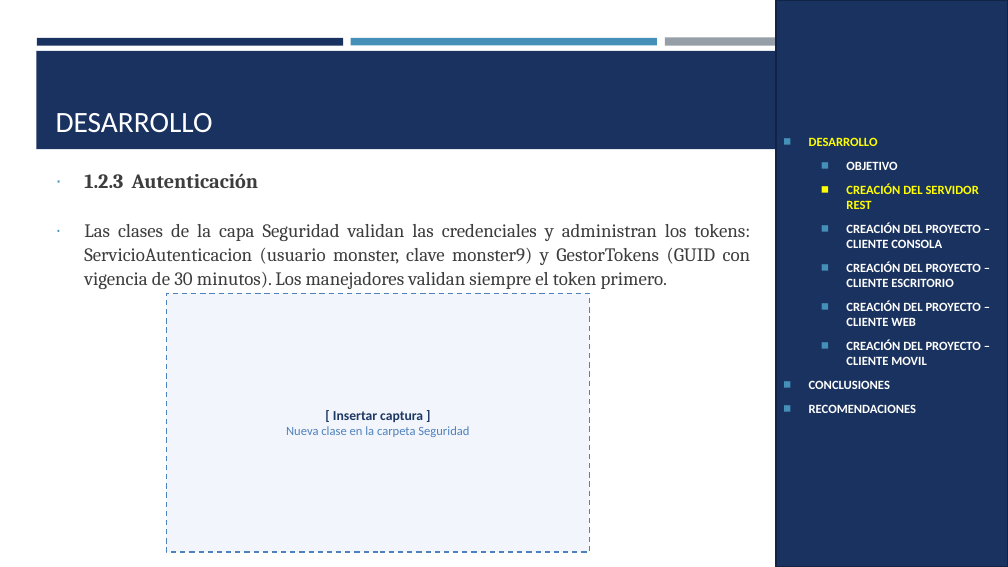
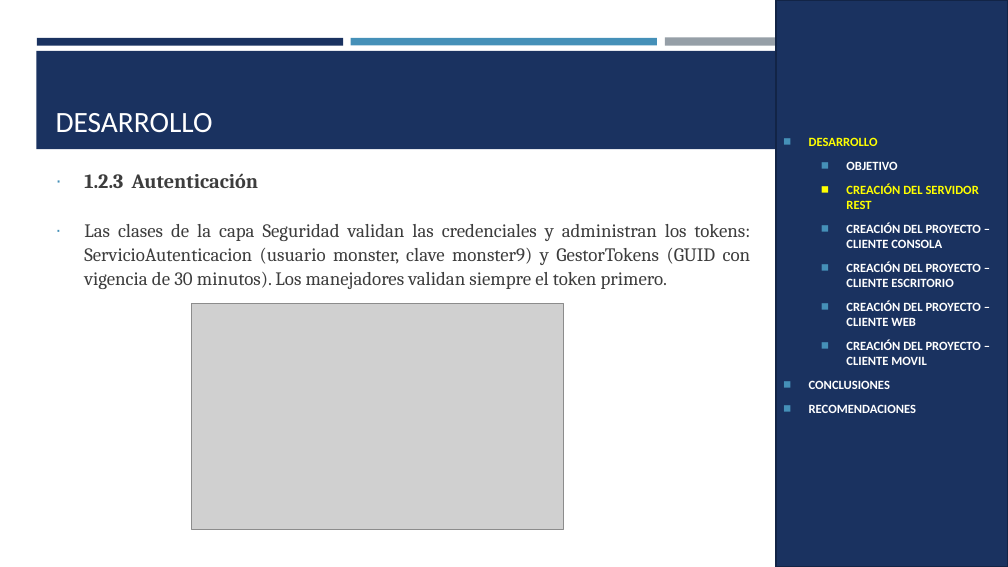
Before and after one commit to ldmoran/PAO202651_ARQSOFT_NRC36883, a slide deck: slide 12 of P1/TI.1.4. PAO202651_RESTFUL_DOTNET_SINBDD_NRC_36883_GR07/05. DOCUMENTACION/PRESENTACION TI.1.4. RESTFUL sin BDD en DOTNET GR07.pptx. Drawn at 1008x567 pixels with LibreOffice and Linux fonts; fonts in the diff are those of the drawing; grey boxes stand for pictures. Boxes give left, top, right and bottom in pixels: in the first picture for what was removed or moved away, otherwise in the second. Text is boxed around its words. In the diff, an @@ line names an element or a change of style, - is before the commit and + after.

```diff
--- a/P1/TI.1.4. PAO202651_RESTFUL_DOTNET_SINBDD_NRC_36883_GR07/05. DOCUMENTACION/PRESENTACION TI.1.4. RESTFUL sin BDD en DOTNET GR07.pptx
+++ b/P1/TI.1.4. PAO202651_RESTFUL_DOTNET_SINBDD_NRC_36883_GR07/05. DOCUMENTACION/PRESENTACION TI.1.4. RESTFUL sin BDD en DOTNET GR07.pptx
@@ rectangle removed at (x1=166, y1=293, x2=590, y2=552) @@
-[ Insertar captura ]
-Nueva clase en la carpeta Seguridad
@@ picture added at (x1=192, y1=303, x2=564, y2=529) @@
```
Also in this commit, not shown: 5 other slides changed, 12 other files.
